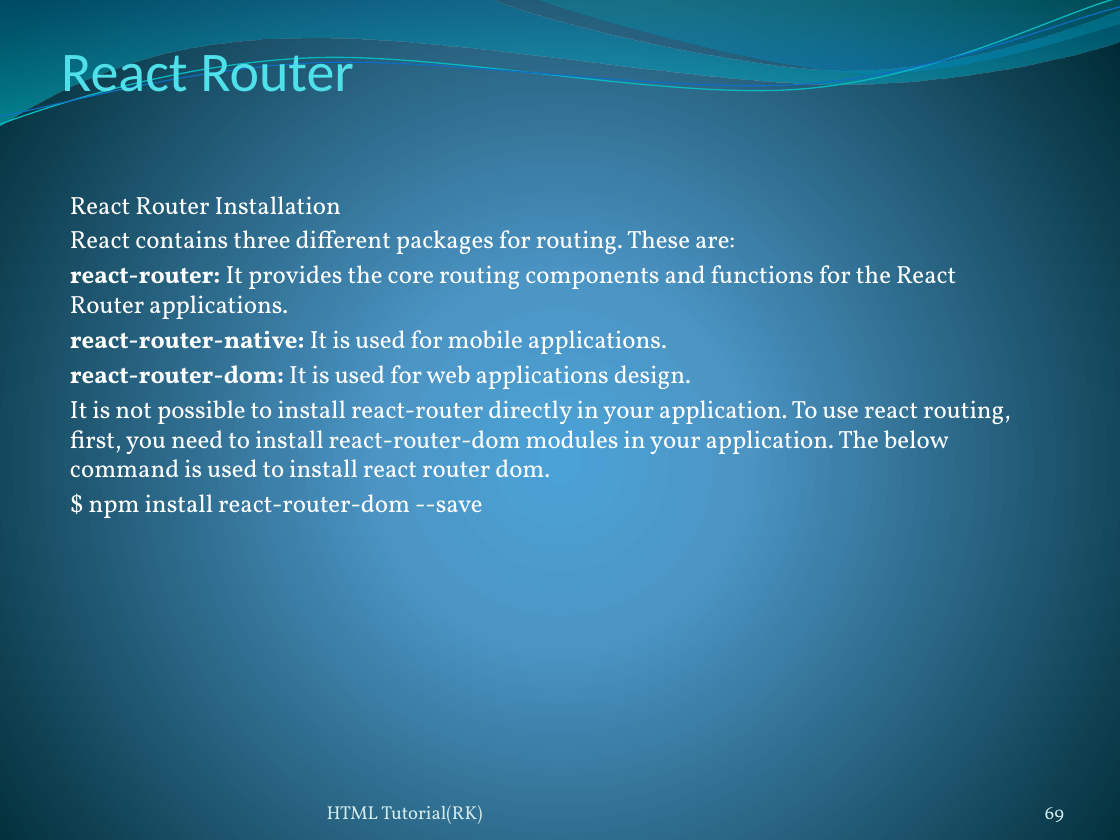
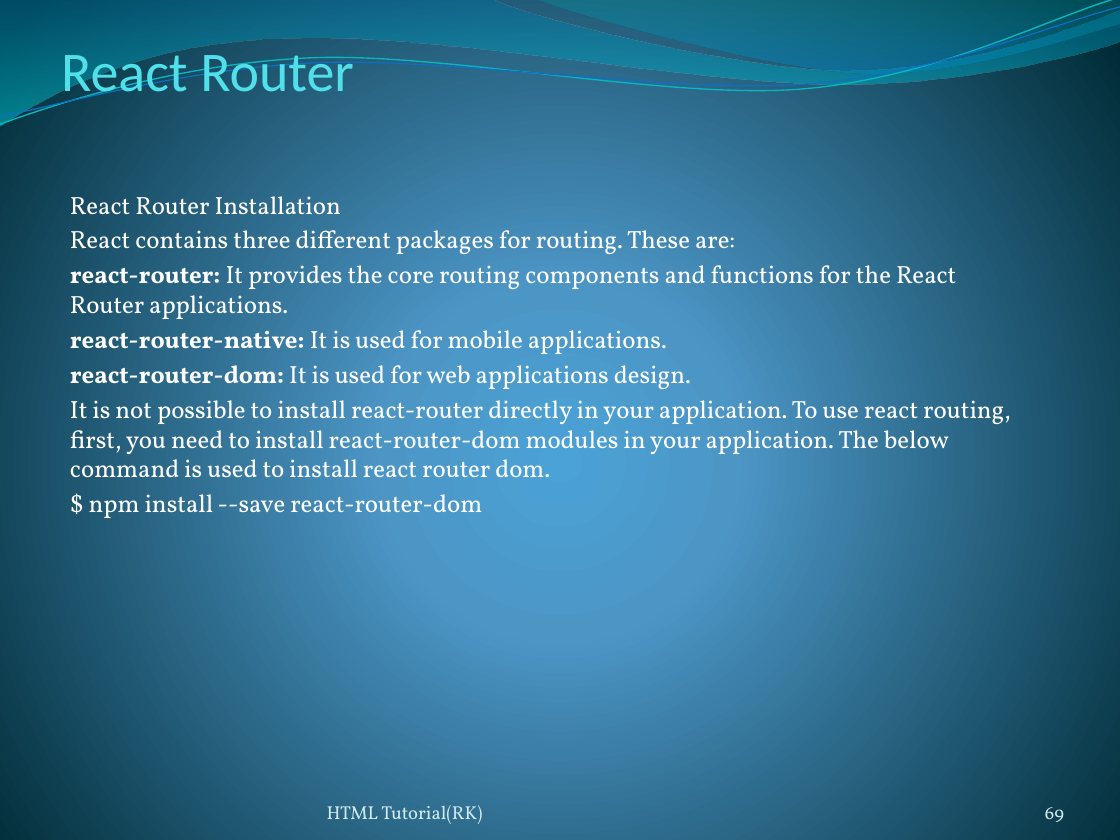
Before and after one commit to rakeshpriyad/tutorial-react-html-css-js-java, a slide deck: slide 69 of React/React.pptx. Drawn at 1120x840 pixels with LibreOffice and Linux fonts; fonts in the diff are those of the drawing. Boxes give left, top, right and bottom in pixels: in the first picture for what was removed or moved away, otherwise in the second. Text is boxed around its words. In the diff, an @@ line names an element or a change of style, - is before the commit and + after.

Commit message:
React tutorial

```diff
--- a/React/React.pptx
+++ b/React/React.pptx
@@ subtitle at <box>89,494,482,518</box>: text changed @@
-$ npm install react-router-dom --save
+$ npm install --save react-router-dom
```
Also in this commit, not shown: 3 other slides changed, 15 other files.
